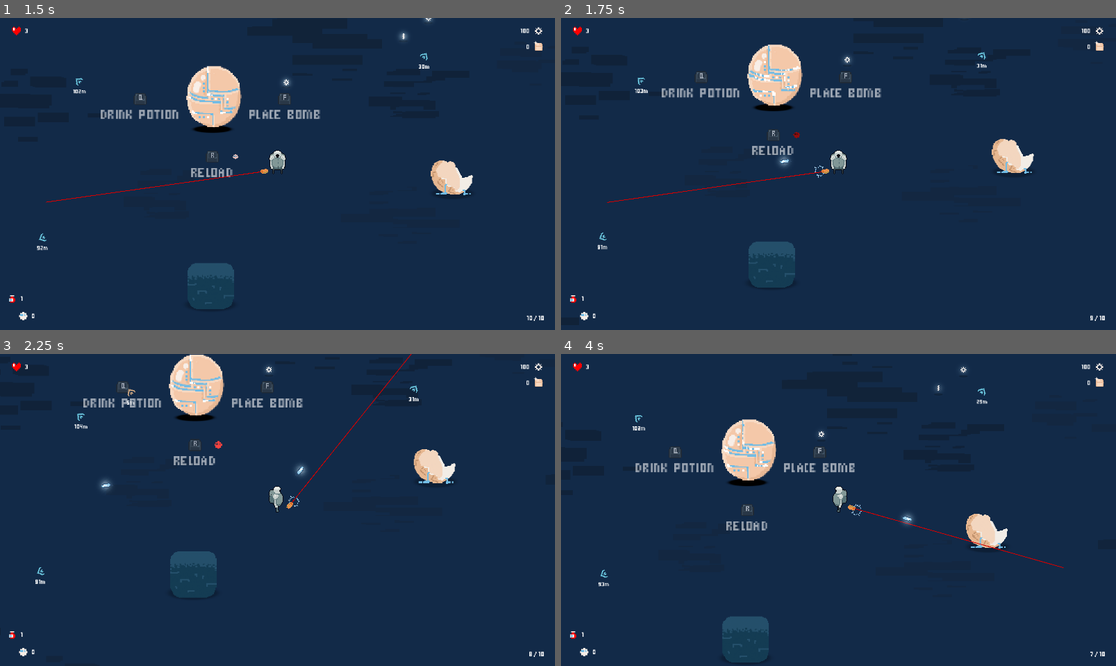
Above: before the commit, frames 1-4 (two rows, left to right).
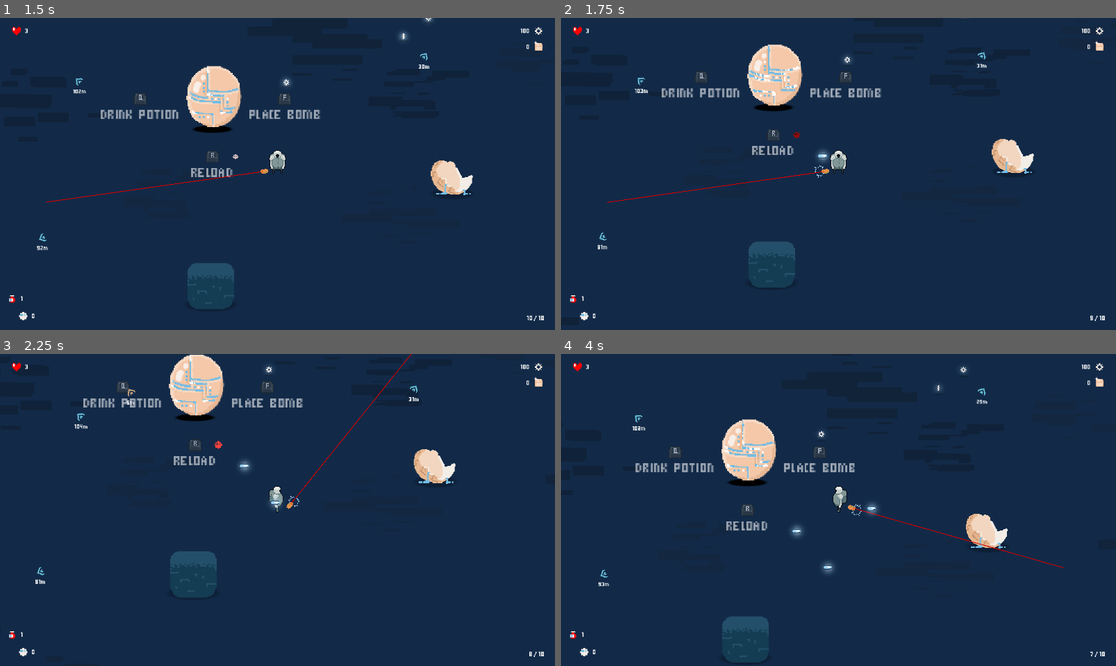
Above: after the commit, the same moments.

Repository: DeepRestGames/android-world
Game: Godot game, scene res://Scenes/LittleMainGameScene.tscn
The game is run twice, just before and just after one commit, with the same random seed, the same clock (stepped at 60 frames per second) and the same inputs. The engine's default icon, where the game draws it, is replaced by a stand-in: a white triangle on a blue panel in a dark square.
Inputs (mouse positions are in pixels of both pictures, inside the frame that each line leads up to):
- Up to frame 1 (1.5 s): tap Enter at 0.5 s; move the mouse to (399, 158) at 0.52 s; hold D (move_right) 0.53-1.28 s; hold Q (drink_potion) 0.53-1.28 s; tap F (place_bomb) at 0.8, 1.35 s; move the mouse to (166, 189) at 1.27 s; hold S (move_down) from 1.28 s (still down)
- Up to frame 2 (1.75 s): keep holding S (move_down); click (727, 189) at 1.55 s
- Up to frame 3 (2.25 s): move the mouse to (333, 441) at 2.02 s; release S (move_down) at 2.03 s; press the mouse at (333, 441) at 2.03 s; hold D (move_right) from 2.03 s (still down)
- Up to frame 4 (4 s): tap Q (drink_potion) at 2.3, 2.85 s; move the mouse to (810, 572) at 2.77 s; release D (move_right) at 2.78 s; release the mouse at (810, 572) at 2.78 s; hold W (move_up) 2.78-3.53 s; tap F (place_bomb) at 3.05 s; move the mouse to (1005, 556) at 3.52 s; hold A (move_left) from 3.53 s (still down); hold E (interact) from 3.53 s (still down); click (1005, 556) at 3.8 s

Frame 1 is identical in both runs. In frame 2, 0.1% of the frame differs, in the area x 39-49%, y 42-48%; in frame 3, 0.2%; in frame 4, 0.3%, in the area x 41-64%, y 47-71%.

Commit message:
Projectile aiming with movement

Diff:
--- /dev/null
+++ b/android-world_godot-project/Scenes/Dungeon.tscn
@@ -0,0 +1,237 @@
+[gd_scene load_steps=12 format=3 uid="uid://cxhfplsf6uyep"]
+
+[ext_resource type="Texture2D" uid="uid://cqavx876fgh5s" path="res://Assets/Sprites/WhiteSprites.png" id="1_3bpxm"]
+[ext_resource type="Texture2D" uid="uid://cpjy8qxuf50bo" path="res://Assets/Sprites/DesertLandscape/Desert_GroundTexture1.png" id="2_mgebp"]
+[ext_resource type="Texture2D" uid="uid://bix3rele06x66" path="res://Assets/Sprites/DesertLandscape/Desert_GroundTexture2.png" id="3_052fp"]
+[ext_resource type="Texture2D" uid="uid://pqp7ufl6xms2" path="res://Assets/Sprites/DesertLandscape/Desert_GroundTexture3.png" id="4_873mn"]
+[ext_resource type="Texture2D" uid="uid://dxat1bk7nmkjo" path="res://Assets/Sprites/DesertLandscape/Desert_GroundTexture4.png" id="5_fcp1i"]
+[ext_resource type="Texture2D" uid="uid://bf026we37mrdi" path="res://Assets/Sprites/DesertLandscape/Desert_GroundTexture5.png" id="6_g171e"]
+[ext_resource type="Texture2D" uid="uid://drc6gmntidq86" path="res://Assets/Sprites/DesertLandscape/Desert_StoneField1.png" id="7_soaoq"]
+[ext_resource type="Texture2D" uid="uid://dik8322hkf4n" path="res://Assets/Sprites/DesertLandscape/Desert_StoneField2.png" id="8_rqh0l"]
+[ext_resource type="Texture2D" uid="uid://7bc41amacbfa" path="res://Assets/Sprites/DesertLandscape/Desert_Twigs1.png" id="9_v65wq"]
+[ext_resource type="Texture2D" uid="uid://vmo2f37vas1m" path="res://Assets/Sprites/DesertLandscape/Desert_Twigs2.png" id="10_2hyuw"]
+[ext_resource type="PackedScene" uid="uid://batdb8f5uk1lj" path="res://Scenes/Player/Player_EF.tscn" id="11_8tjf6"]
+
+[node name="Dungeon" type="Node2D"]
+
+[node name="GroundFeatures" type="Node2D" parent="."]
+
+[node name="GroundSprite" type="Sprite2D" parent="GroundFeatures"]
+modulate = Color(0.47, 0.381718, 0.3619, 1)
+z_index = -100
+scale = Vector2(160, 140)
+texture = ExtResource("1_3bpxm")
+metadata/_edit_lock_ = true
+
+[node name="DesertGroundTexture1" type="Sprite2D" parent="GroundFeatures"]
+position = Vector2(983, 13)
+scale = Vector2(2.5, 2.5)
+texture = ExtResource("2_mgebp")
+
+[node name="DesertGroundTexture2" type="Sprite2D" parent="GroundFeatures"]
+position = Vector2(-187.75, -229)
+scale = Vector2(2.5, 2.5)
+texture = ExtResource("3_052fp")
+
+[node name="DesertGroundTexture3" type="Sprite2D" parent="GroundFeatures"]
+position = Vector2(-373.75, 591)
+scale = Vector2(2.5, 2.5)
+texture = ExtResource("4_873mn")
+
+[node name="DesertGroundTexture4" type="Sprite2D" parent="GroundFeatures"]
+position = Vector2(597.25, 593)
+scale = Vector2(2.5, 2.5)
+texture = ExtResource("4_873mn")
+
+[node name="DesertGroundTexture5" type="Sprite2D" parent="GroundFeatures"]
+position = Vector2(-586.75, 64)
+scale = Vector2(2.5, 2.5)
+texture = ExtResource("4_873mn")
+
+[node name="DesertGroundTexture6" type="Sprite2D" parent="GroundFeatures"]
+position = Vector2(633, -245)
+scale = Vector2(2.5, 2.5)
+texture = ExtResource("5_fcp1i")
+
+[node name="DesertGroundTexture7" type="Sprite2D" parent="GroundFeatures"]
+position = Vector2(-211, 135)
+scale = Vector2(2.5, 2.5)
+texture = ExtResource("5_fcp1i")
+
+[node name="DesertGroundTexture8" type="Sprite2D" parent="GroundFeatures"]
+position = Vector2(262, -17.0001)
+scale = Vector2(2.5, 2.5)
+texture = ExtResource("6_g171e")
+
+[node name="DesertGroundTexture9" type="Sprite2D" parent="GroundFeatures"]
+position = Vector2(521, 18)
+scale = Vector2(2.5, 2.5)
+texture = ExtResource("6_g171e")
+
+[node name="DesertGroundTexture10" type="Sprite2D" parent="GroundFeatures"]
+position = Vector2(82.0001, 570)
+scale = Vector2(2.5, 2.5)
+texture = ExtResource("6_g171e")
+
+[node name="DesertGroundTexture11" type="Sprite2D" parent="GroundFeatures"]
+position = Vector2(-119, 546)
+scale = Vector2(2.5, 2.5)
+texture = ExtResource("6_g171e")
+
+[node name="DesertGroundTexture12" type="Sprite2D" parent="GroundFeatures"]
+position = Vector2(-244, 636)
+scale = Vector2(2.5, 2.5)
+texture = ExtResource("6_g171e")
+
+[node name="DesertGroundTexture13" type="Sprite2D" parent="GroundFeatures"]
+position = Vector2(-73, 186)
+scale = Vector2(2.5, 2.5)
+texture = ExtResource("6_g171e")
+
+[node name="DesertStoneField1" type="Sprite2D" parent="GroundFeatures"]
+position = Vector2(-90.0001, 410)
+scale = Vector2(2.5, 2.5)
+texture = ExtResource("7_soaoq")
+
+[node name="DesertStoneField2" type="Sprite2D" parent="GroundFeatures"]
+position = Vector2(-310, 80.0001)
+scale = Vector2(2.5, 2.5)
+texture = ExtResource("7_soaoq")
+
+[node name="DesertStoneField3" type="Sprite2D" parent="GroundFeatures"]
+position = Vector2(520, 167)
+scale = Vector2(2.5, 2.5)
+texture = ExtResource("7_soaoq")
+
+[node name="DesertStoneField4" type="Sprite2D" parent="GroundFeatures"]
+position = Vector2(782, 420)
+scale = Vector2(2.5, 2.5)
+texture = ExtResource("7_soaoq")
+
+[node name="DesertStoneField5" type="Sprite2D" parent="GroundFeatures"]
+position = Vector2(635, -78)
+scale = Vector2(2.5, 2.5)
+texture = ExtResource("8_rqh0l")
+
+[node name="DesertStoneField6" type="Sprite2D" parent="GroundFeatures"]
+position = Vector2(-324, 750)
+scale = Vector2(2.5, 2.5)
+texture = ExtResource("8_rqh0l")
+
+[node name="DesertStoneField7" type="Sprite2D" parent="GroundFeatures"]
+position = Vector2(-776, 264)
+scale = Vector2(2.5, 2.5)
+texture = ExtResource("8_rqh0l")
+
+[node name="DesertTwigs1" type="Sprite2D" parent="GroundFeatures"]
+position = Vector2(-275, 256)
+scale = Vector2(2.5, 2.5)
+texture = ExtResource("9_v65wq")
+
+[node name="DesertTwigs4" type="Sprite2D" parent="GroundFeatures"]
+position = Vector2(-148, 287)
+scale = Vector2(2.5, 2.5)
+texture = ExtResource("9_v65wq")
+
+[node name="DesertTwigs5" type="Sprite2D" parent="GroundFeatures"]
+position = Vector2(-88, 295)
+scale = Vector2(2.5, 2.5)
+texture = ExtResource("9_v65wq")
+
+[node name="DesertTwigs2" type="Sprite2D" parent="GroundFeatures"]
+position = Vector2(-229, 245)
+scale = Vector2(2.5, 2.5)
+texture = ExtResource("10_2hyuw")
+
+[node name="DesertTwigs3" type="Sprite2D" parent="GroundFeatures"]
+position = Vector2(-241, 274)
+scale = Vector2(2.5, 2.5)
+texture = ExtResource("10_2hyuw")
+
+[node name="DesertTwigs7" type="Sprite2D" parent="GroundFeatures"]
+position = Vector2(121, 342.25)
+scale = Vector2(2.5, 2.5)
+texture = ExtResource("10_2hyuw")
+
+[node name="DesertTwigs6" type="Sprite2D" parent="GroundFeatures"]
+position = Vector2(68, 342.25)
+scale = Vector2(2.5, 2.5)
+texture = ExtResource("9_v65wq")
+
+[node name="DesertTwigs8" type="Sprite2D" parent="GroundFeatures"]
+position = Vector2(156, 325.25)
+scale = Vector2(2.5, 2.5)
+texture = ExtResource("9_v65wq")
+
+[node name="DesertTwigs9" type="Sprite2D" parent="GroundFeatures"]
+position = Vector2(-530, 514.25)
+scale = Vector2(2.5, 2.5)
+texture = ExtResource("10_2hyuw")
+
+[node name="DesertTwigs12" type="Sprite2D" parent="GroundFeatures"]
+position = Vector2(-458, 528)
+scale = Vector2(2.5, 2.5)
+texture = ExtResource("10_2hyuw")
+
+[node name="DesertTwigs10" type="Sprite2D" parent="GroundFeatures"]
+position = Vector2(-583, 514.25)
+scale = Vector2(2.5, 2.5)
+texture = ExtResource("9_v65wq")
+
+[node name="DesertTwigs11" type="Sprite2D" parent="GroundFeatures"]
+position = Vector2(-564, 557)
+scale = Vector2(2.5, 2.5)
+texture = ExtResource("9_v65wq")
+
+[node name="DesertTwigs13" type="Sprite2D" parent="GroundFeatures"]
+position = Vector2(-762, 202.5)
+scale = Vector2(2.5, 2.5)
+texture = ExtResource("10_2hyuw")
+
+[node name="DesertTwigs14" type="Sprite2D" parent="GroundFeatures"]
+position = Vector2(-690, 216.25)
+scale = Vector2(2.5, 2.5)
+texture = ExtResource("10_2hyuw")
+
+[node name="DesertTwigs17" type="Sprite2D" parent="GroundFeatures"]
+position = Vector2(-866, 221)
+scale = Vector2(2.5, 2.5)
+texture = ExtResource("10_2hyuw")
+
+[node name="DesertTwigs15" type="Sprite2D" parent="GroundFeatures"]
+position = Vector2(-835, 211)
+scale = Vector2(2.5, 2.5)
+texture = ExtResource("9_v65wq")
+
+[node name="DesertTwigs16" type="Sprite2D" parent="GroundFeatures"]
+position = Vector2(-737, 227.25)
+scale = Vector2(2.5, 2.5)
+texture = ExtResource("9_v65wq")
+
+[node name="DesertTwigs18" type="Sprite2D" parent="GroundFeatures"]
+position = Vector2(953, 370.5)
+scale = Vector2(2.5, 2.5)
+texture = ExtResource("10_2hyuw")
+
+[node name="DesertTwigs19" type="Sprite2D" parent="GroundFeatures"]
+position = Vector2(1025, 384.25)
+scale = Vector2(2.5, 2.5)
+texture = ExtResource("10_2hyuw")
+
+[node name="DesertTwigs20" type="Sprite2D" parent="GroundFeatures"]
+position = Vector2(849, 389)
+scale = Vector2(2.5, 2.5)
+texture = ExtResource("10_2hyuw")
+
+[node name="DesertTwigs21" type="Sprite2D" parent="GroundFeatures"]
+position = Vector2(880, 379)
+scale = Vector2(2.5, 2.5)
+texture = ExtResource("9_v65wq")
+
+[node name="DesertTwigs22" type="Sprite2D" parent="GroundFeatures"]
+position = Vector2(978, 395.25)
+scale = Vector2(2.5, 2.5)
+texture = ExtResource("9_v65wq")
+
+[node name="CharacterBody2D" parent="." instance=ExtResource("11_8tjf6")]
+motion_mode = 1
--- a/android-world_godot-project/Scenes/Player/Player_EF.tscn
+++ b/android-world_godot-project/Scenes/Player/Player_EF.tscn
@@ -1,6 +1,7 @@
-[gd_scene load_steps=10 format=3 uid="uid://batdb8f5uk1lj"]
+[gd_scene load_steps=11 format=3 uid="uid://batdb8f5uk1lj"]
 
 [ext_resource type="Script" uid="uid://buqfd7xxwbodb" path="res://Scripts/Player/Player_EF.gd" id="1_lx17d"]
+[ext_resource type="Texture2D" uid="uid://c0hr88pmffrkx" path="res://Assets/Sprites/RoundShadow.png" id="2_6rm1i"]
 [ext_resource type="Script" uid="uid://cq5figb4s3vih" path="res://Scripts/Player/ScreenShake.gd" id="2_ligqa"]
 [ext_resource type="Texture2D" uid="uid://dt2quiko2gk71" path="res://Assets/Sprites/Player/Android_Turnaround.png" id="3_6rm1i"]
 
@@ -8,8 +9,23 @@
 radius = 25.0
 height = 64.0
 
-[sub_resource type="Animation" id="Animation_lx17d"]
-resource_name = "S"
+[sub_resource type="Animation" id="Animation_grleq"]
+resource_name = "E"
+tracks/0/type = "value"
+tracks/0/imported = false
+tracks/0/enabled = true
+tracks/0/path = NodePath("../PlayerSprite:frame")
+tracks/0/interp = 1
+tracks/0/loop_wrap = true
+tracks/0/keys = {
+"times": PackedFloat32Array(0),
+"transitions": PackedFloat32Array(1),
+"update": 1,
+"values": [2]
+}
+
+[sub_resource type="Animation" id="Animation_ligqa"]
+length = 0.001
 tracks/0/type = "value"
 tracks/0/imported = false
 tracks/0/enabled = true
@@ -23,8 +39,8 @@
 "values": [0]
 }
 
-[sub_resource type="Animation" id="Animation_ligqa"]
-length = 0.001
+[sub_resource type="Animation" id="Animation_lx17d"]
+resource_name = "S"
 tracks/0/type = "value"
 tracks/0/imported = false
 tracks/0/enabled = true
@@ -53,21 +69,6 @@
 "values": [1]
 }
 
-[sub_resource type="Animation" id="Animation_grleq"]
-resource_name = "E"
-tracks/0/type = "value"
-tracks/0/imported = false
-tracks/0/enabled = true
-tracks/0/path = NodePath("../PlayerSprite:frame")
-tracks/0/interp = 1
-tracks/0/loop_wrap = true
-tracks/0/keys = {
-"times": PackedFloat32Array(0),
-"transitions": PackedFloat32Array(1),
-"update": 1,
-"values": [2]
-}
-
 [sub_resource type="AnimationLibrary" id="AnimationLibrary_1t443"]
 _data = {
 &"E": SubResource("Animation_grleq"),
@@ -78,6 +79,12 @@
 
 [node name="CharacterBody2D" type="CharacterBody2D"]
 script = ExtResource("1_lx17d")
+
+[node name="Shadow" type="Sprite2D" parent="."]
+modulate = Color(0, 0, 0, 0.247059)
+position = Vector2(0, -2.5)
+scale = Vector2(0.4375, 0.226563)
+texture = ExtResource("2_6rm1i")
 
 [node name="Camera2D" type="Camera2D" parent="."]
 process_mode = 3
--- a/android-world_godot-project/Scripts/Player/PlayerProjectile.gd
+++ b/android-world_godot-project/Scripts/Player/PlayerProjectile.gd
@@ -7,14 +7,12 @@
 var direction: Vector2
 var has_collided := false
 
-var projectile_reach = 600
+var projectile_reach = 800
 
 
 func _ready() -> void:
 	#var mouse_position = get_global_mouse_position()
 	#direction = (mouse_position - global_position).normalized()
-
-	direction = InputManager.looking_direction
 
 	rotation = direction.angle()
 
--- a/android-world_godot-project/Scripts/Player/Player_EF.gd
+++ b/android-world_godot-project/Scripts/Player/Player_EF.gd
@@ -1 +1,84 @@
 extends CharacterBody2D
+
+#Graphics
+@onready var player_sprite = $PlayerSprite
+
+# Shooting
+var projectile = preload("res://Scenes/Player/PlayerProjectile.tscn")
+var shooting_animation = preload("res://Scenes/Player/PlayerShootingAnimation.tscn")
+
+# Movement
+var movement_speed: float = 300
+var movement_direction: Vector2
+var facing_direction: Vector2
+
+func _ready() -> void:
+	# Input signals
+	EventBus.connect("shoot_button_pressed", shoot)
+	"""""
+	EventBus.connect("drink_potion_button_pressed", heal_hp)
+	EventBus.connect("place_bomb_button_pressed", place_bomb)
+	EventBus.connect("reload_button_pressed", reload)
+	EventBus.connect("looking_direction_changed", update_looking_direction)
+	EventBus.connect("player_movement", update_movement_direction)
+
+func update_movement_direction(new_movement_direction: Vector2) -> void:
+	velocity = new_movement_direction * movement_speed
+	"""
+
+
+func _process(delta: float) -> void:
+	pass
+
+
+func _physics_process(_delta: float) -> void:
+
+	#Detect directional movement
+	movement_direction.x = Input.get_axis("move_left", "move_right")
+	movement_direction.y = Input.get_axis("move_up", "move_down")
+	movement_direction = movement_direction.normalized()
+
+	#Movement
+	if movement_direction:
+		velocity = movement_direction * movement_speed
+		facing_direction = movement_direction
+	else:
+		velocity = velocity.move_toward(Vector2.ZERO, movement_speed)
+
+
+	#Update sprite direction manually (8D)
+	#S
+	if facing_direction.angle() > PI*3/8 and facing_direction.angle() < PI*5/8:
+			player_sprite.frame = 0
+	#SE
+	if facing_direction.angle() > PI/8 and facing_direction.angle() < PI*3/8:
+		player_sprite.frame = 1
+	#E
+	if facing_direction.angle() < PI/8 and facing_direction.angle() > -PI/8:
+		player_sprite.frame = 2
+	#NE
+	if facing_direction.angle() < -PI/8 and facing_direction.angle() > -PI*3/8:
+		player_sprite.frame = 3
+	#N
+	if facing_direction.angle() < -PI*3/8 and facing_direction.angle() > -PI*5/8:
+		player_sprite.frame = 4
+	#NW
+	if facing_direction.angle() < -PI*5/8 and facing_direction.angle() > -PI*7/8:
+		player_sprite.frame = 5
+	#W
+	if facing_direction.angle() < -PI*7/8 or facing_direction.angle() > PI*7/8:
+		player_sprite.frame = 6
+	#SW
+	if facing_direction.angle() > PI*5/8 and facing_direction.angle() < PI*7/8:
+		player_sprite.frame = 7
+
+
+	move_and_slide()
+
+func shoot() -> void:
+
+	var projectile_instance = projectile.instantiate()
+	projectile_instance.global_position = player_sprite.global_position
+	projectile_instance.direction = facing_direction
+	get_parent().add_child(projectile_instance)
+	EventBus.emit_signal("player_shoot")
